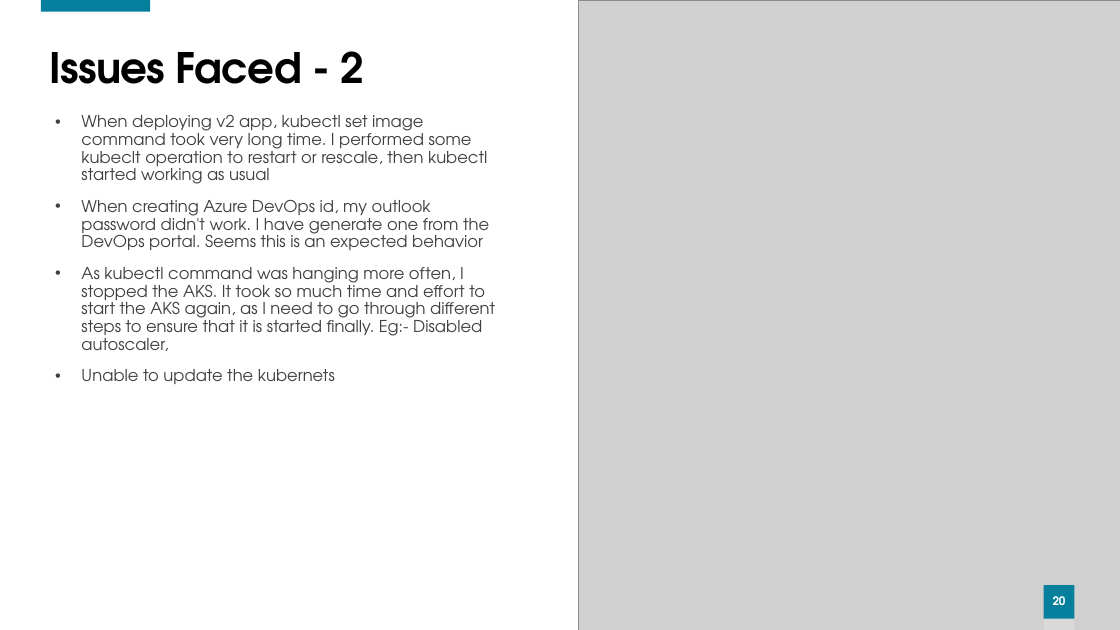
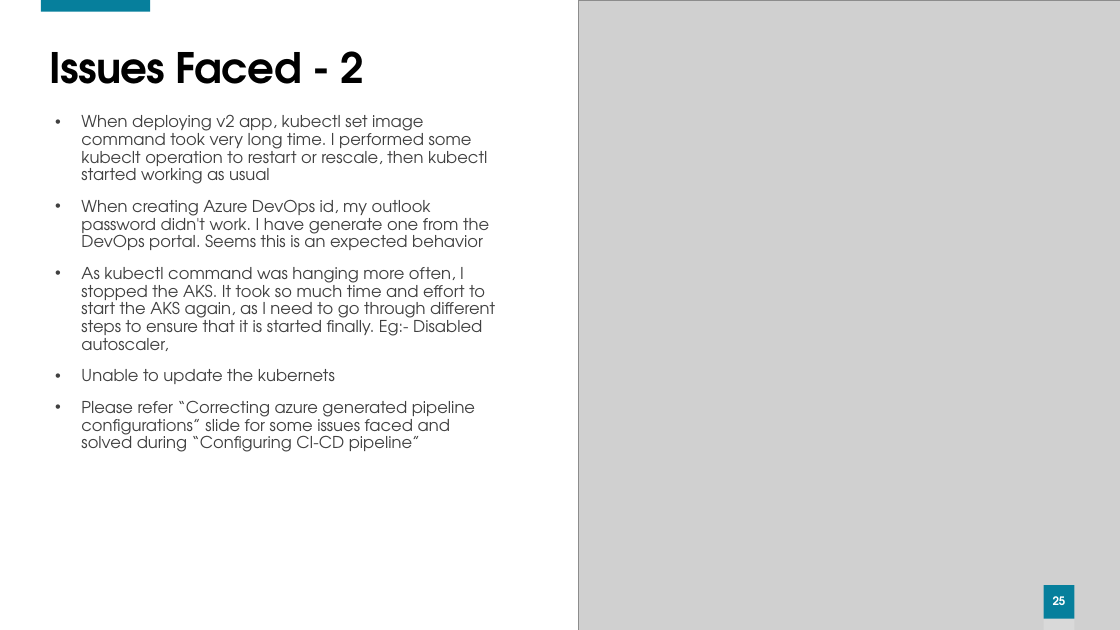
Before and after one commit to Jayaprabahar/DawnInTheCloud, a slide deck: slide 25 of Azure/Dawn in the Cloud.pptx (slide 20 before the commit). Drawn at 1120x630 pixels with LibreOffice and Linux fonts; fonts in the diff are those of the drawing; grey boxes stand for pictures. Boxes give left, top, right and bottom in pixels: in the first picture for what was removed or moved away, otherwise in the second. Text is boxed around its words. In the diff, an @@ line names an element or a change of style, - is before the commit and + after.

```diff
--- a/Azure/Dawn in the Cloud.pptx
+++ b/Azure/Dawn in the Cloud.pptx
@@ text at [81,400,475,452]: paragraph added @@
+• Please refer “Correcting azure generated pipeline configurations” slide for some issues faced and solved during “Configuring CI-CD pipeline”
@@ page number at [1053,596,1066,605]: text changed @@
-20
+25
```
Also in this commit, not shown: 5 slides added, 1 other file.
